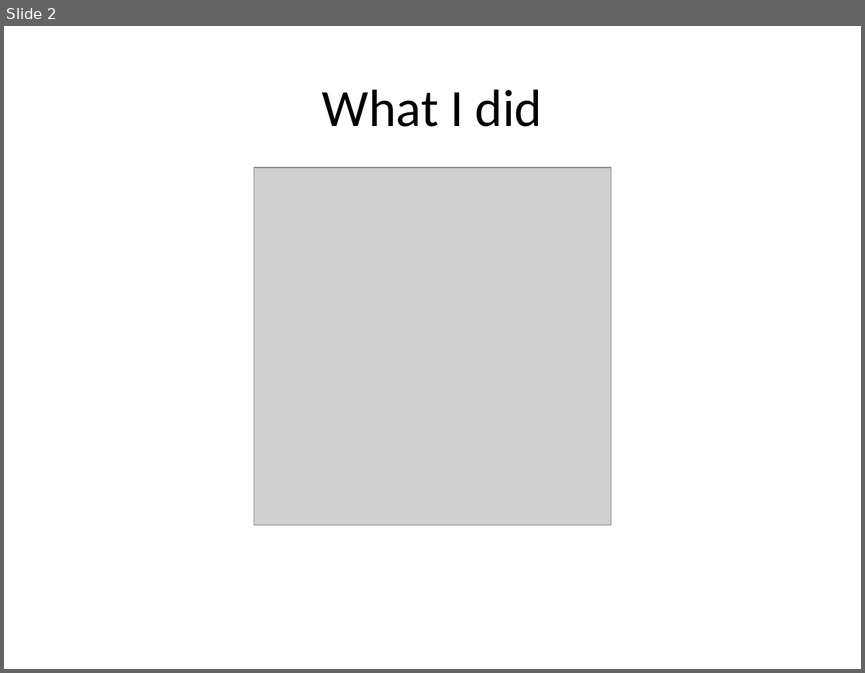
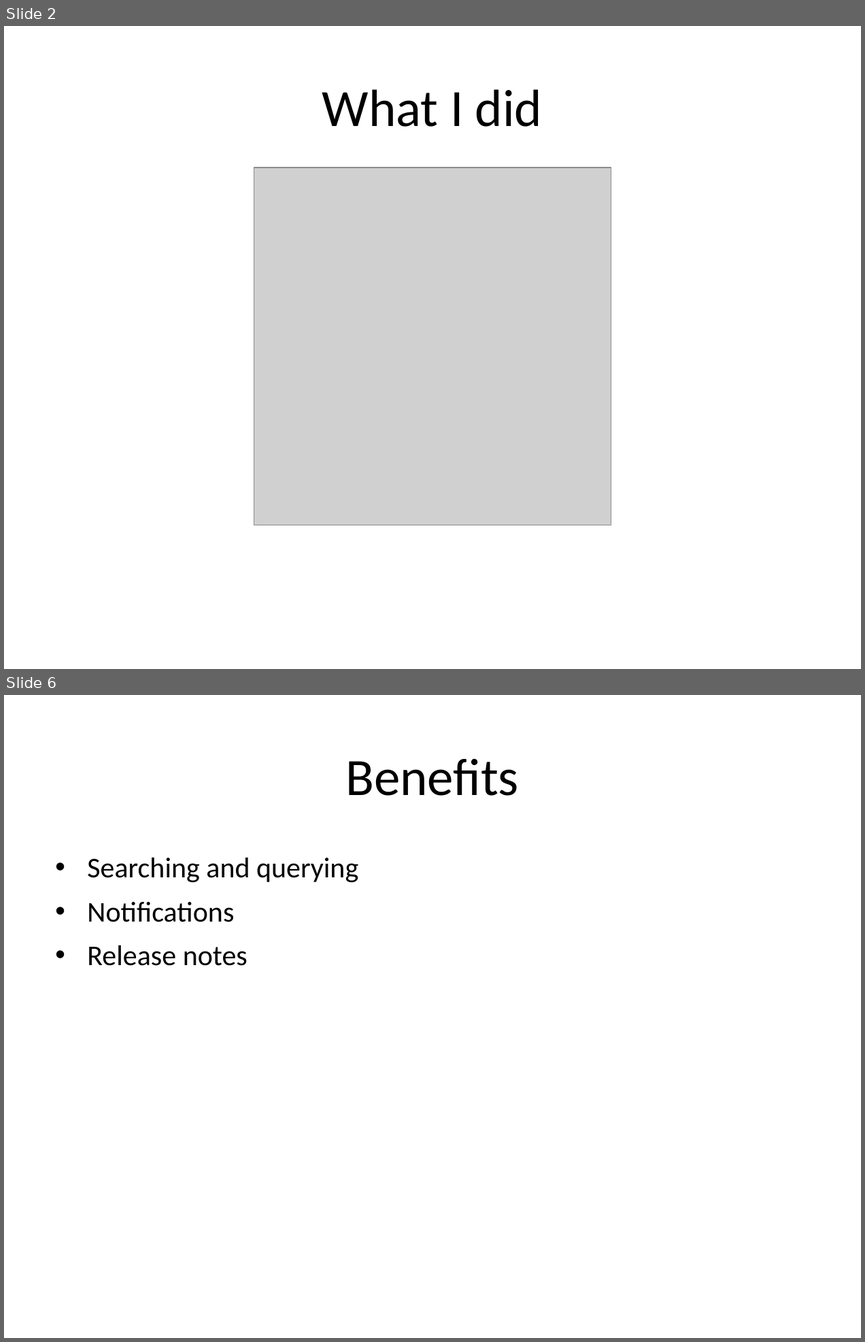
Before and after one commit to hdgarrood/yini-cttb-redmine, a slide deck: Migrating to Redmine.ppt. Shown one above the other, each under a label of ours: slide 2 before the commit, slides 2 and 6 after it; the slides between them are not shown. The pictures are 865x673 and 865x1342 pixels, drawn with LibreOffice and Linux fonts; fonts in the diff are those of the drawing; grey boxes stand for pictures. Boxes give left, top, right and bottom in pixels: in the first picture for what was removed or moved away, otherwise in the second. Text is boxed around its words. In the diff, an @@ line names an element or a change of style, - is before the commit and + after.

```diff
--- a/Migrating to Redmine.ppt
+++ b/Migrating to Redmine.ppt
@@ slide 6 added at bbox=[4, 695, 861, 1338], background #FFFFFF @@
@@ title added at bbox=[345, 758, 519, 796], 44 pt, text #000000 @@
+Benefits
@@ text added at bbox=[87, 857, 358, 966], 24 pt, text #000000 @@
+• Searching and querying
+• Notifications
+• Release notes
```
Also in this commit, not shown: 3 slides changed, 2 other slides added, 3 other files.
